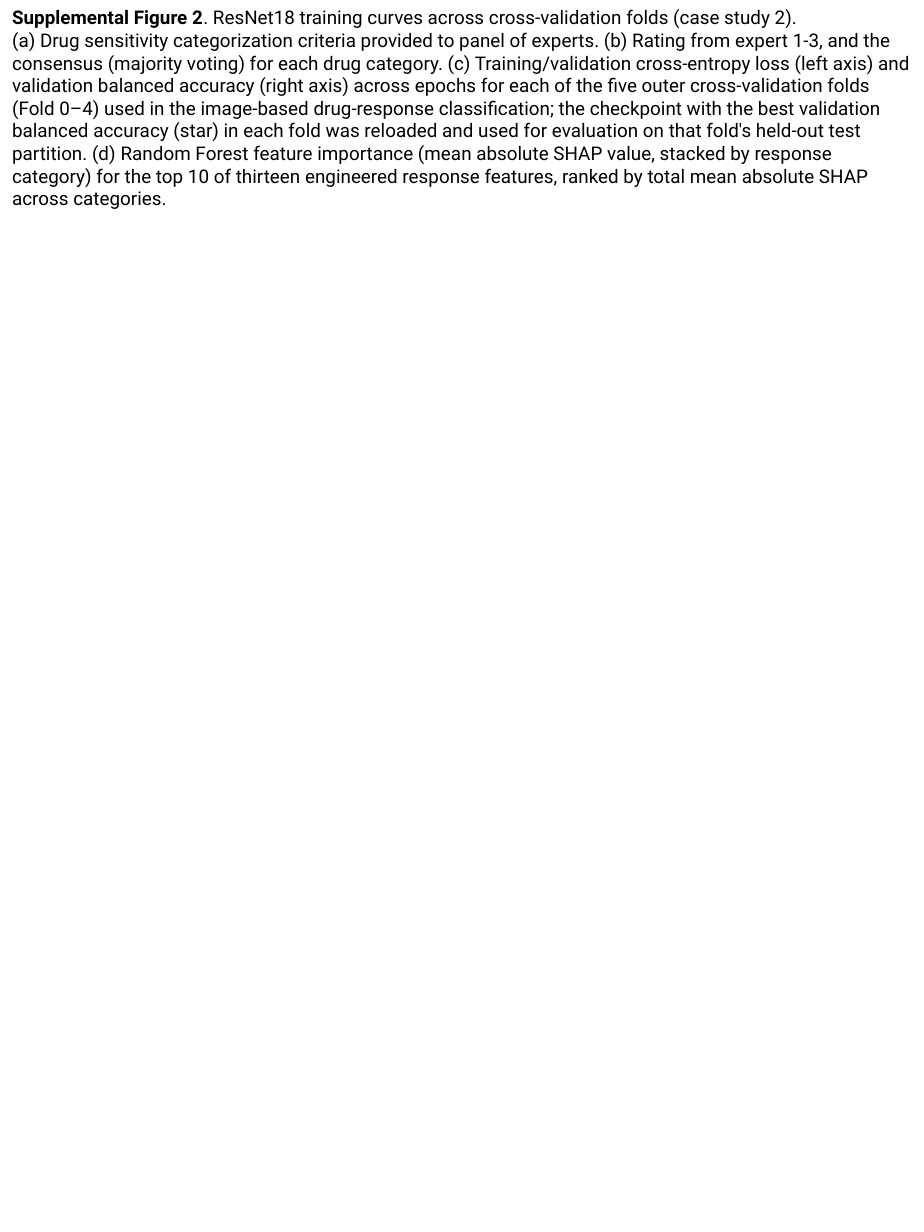
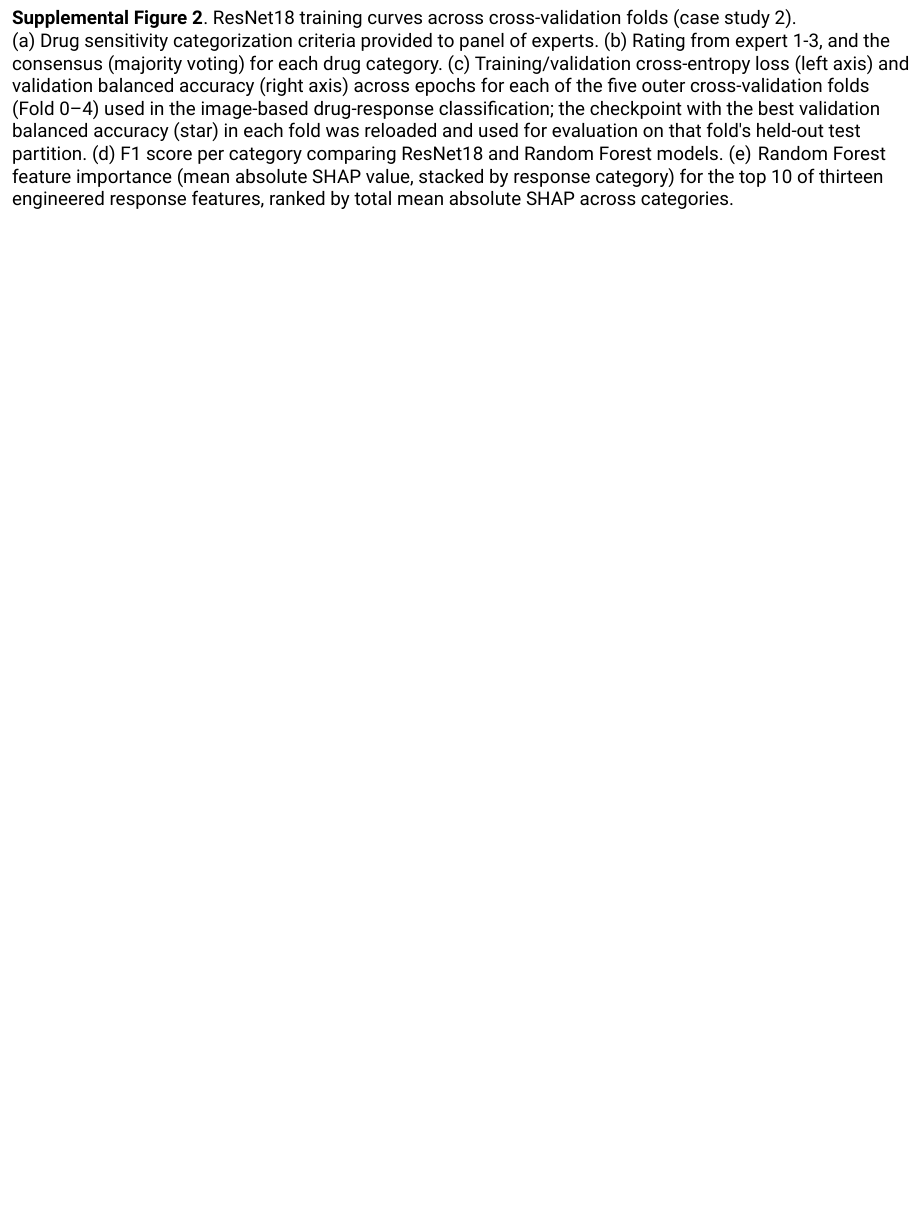
Before and after one commit to guanqiaofeng/XevaDB_case_study, a slide deck: slide 4 of figures_tables/Supplemental_Figures/Supp_Figures.pptx. Drawn at 924x1232 pixels with LibreOffice and Linux fonts; fonts in the diff are those of the drawing. Boxes give left, top, right and bottom in pixels: in the first picture for what was removed or moved away, otherwise in the second. Text is boxed around its words. In the diff, an @@ line names an element or a change of style, - is before the commit and + after.

```diff
--- a/figures_tables/Supplemental_Figures/Supp_Figures.pptx
+++ b/figures_tables/Supplemental_Figures/Supp_Figures.pptx
@@ text at <box>12,32,909,209</box>: text changed @@
-(a) Drug sensitivity categorization criteria provided to panel of experts. (b) Rating from expert 1-3, and the consensus (majority voting) for each drug category. (c) Training/validation cross-entropy loss (left axis) and validation balanced accuracy (right axis) across epochs for each of the five outer cross-validation folds (Fold 0–4) used in the image-based drug-response classification; the checkpoint with the best validation balanced accuracy (star) in each fold was reloaded and used for evaluation on that fold's held-out test partition. (d) Random Forest feature importance (mean absolute SHAP value, stacked by response category) for the top 10 of thirteen engineered response features, ranked by total mean absolute SHAP across categories.
+(a) Drug sensitivity categorization criteria provided to panel of experts. (b) Rating from expert 1-3, and the consensus (majority voting) for each drug category. (c) Training/validation cross-entropy loss (left axis) and validation balanced accuracy (right axis) across epochs for each of the five outer cross-validation folds (Fold 0–4) used in the image-based drug-response classification; the checkpoint with the best validation balanced accuracy (star) in each fold was reloaded and used for evaluation on that fold's held-out test partition. (d) F1 score per category comparing ResNet18 and Random Forest models. (e) Random Forest feature importance (mean absolute SHAP value, stacked by response category) for the top 10 of thirteen engineered response features, ranked by total mean absolute SHAP across categories.
```
Also in this commit, not shown: 1 other slide changed, 40 other files.
